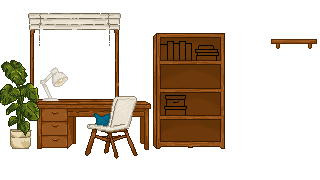
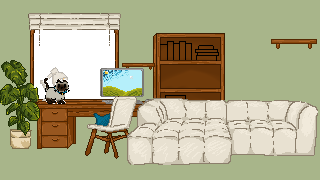
Before/after of a w=320, h=180 layered artwork. What changed in the layer stack:
showed "Layer 1" over (43, 77, 70, 104)
added layer "Layer 5" above "Folder 1" over (127, 98, 318, 165)
added layer "Layer 8" above "Group 3" over (100, 68, 154, 104)
showed "Group 2" over (122, 63, 155, 70)
showed "Layer 3" over (0, 0, 320, 180)